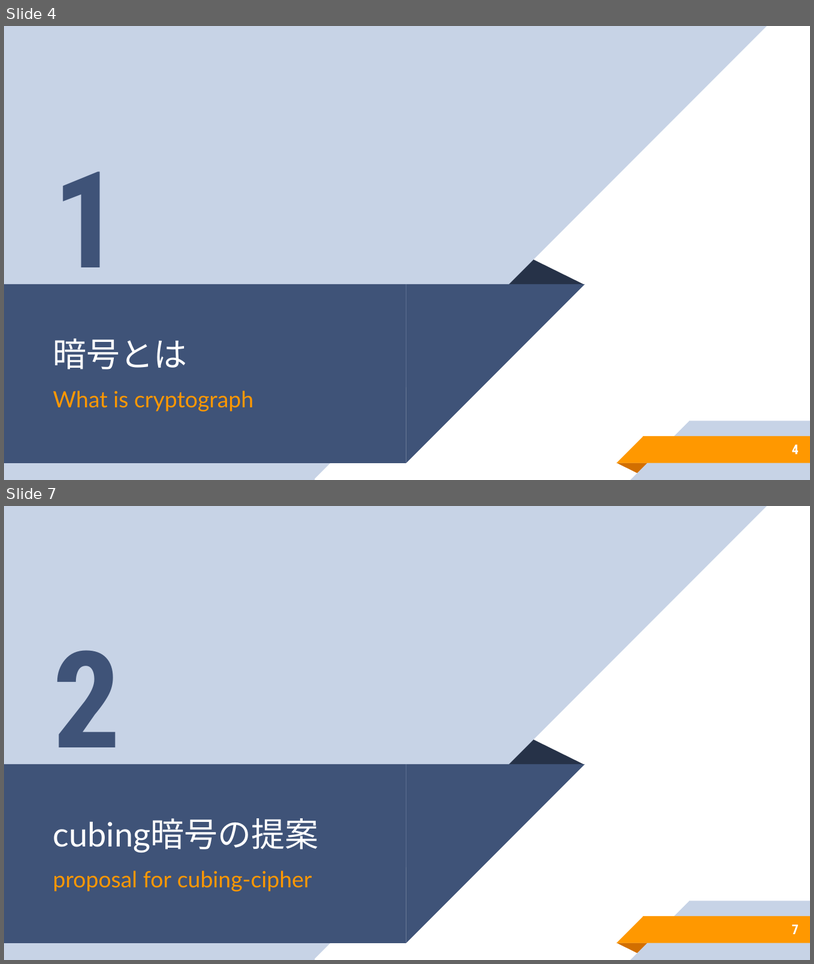
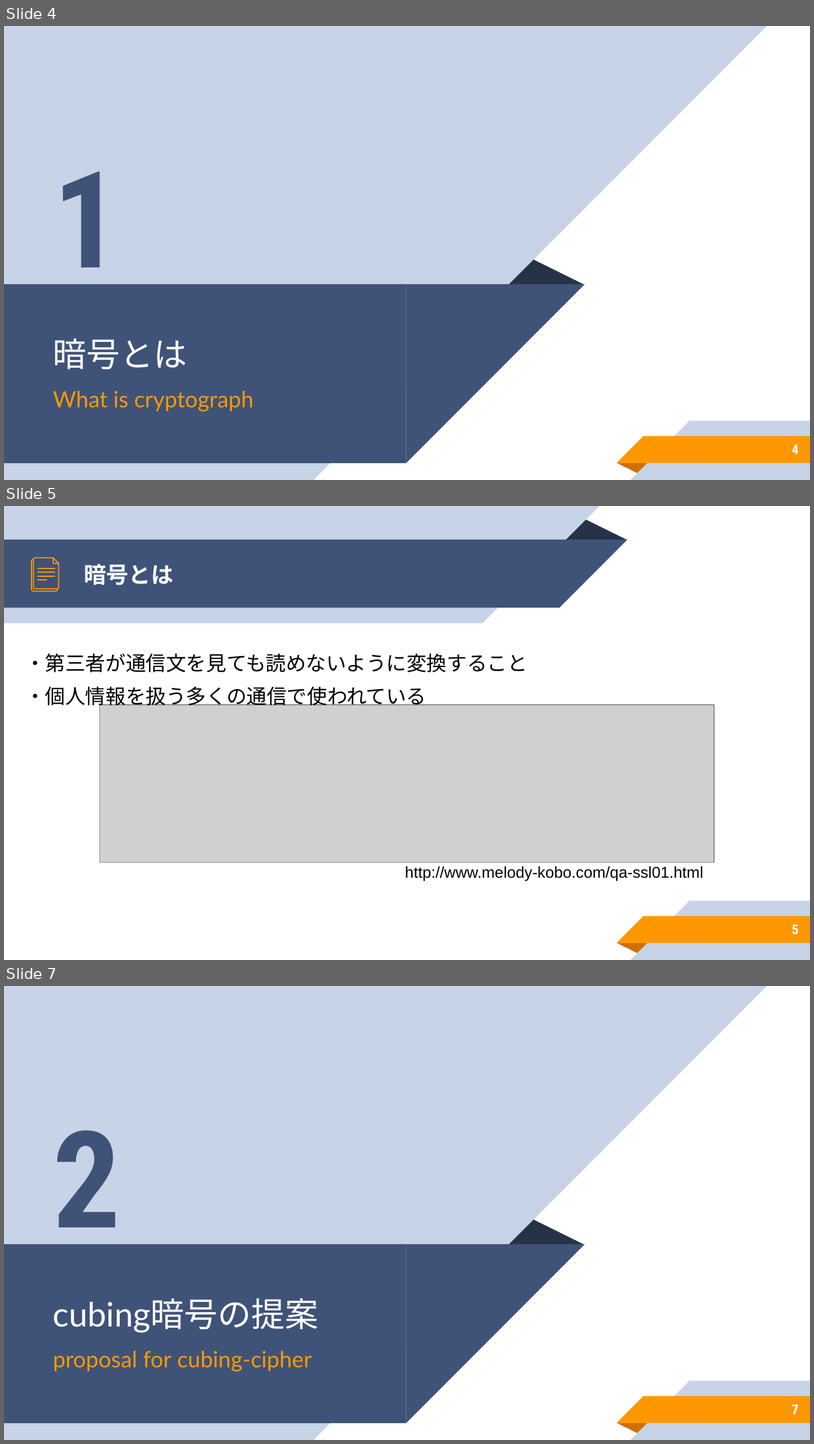
Before and after one commit to xryuseix/cubing_cipher, a slide deck: 本番用スライド.pptx. Shown one above the other, each under a label of ours: slides 4 and 7 before the commit, slides 4, 5 and 7 after it; the slides between them are not shown. The pictures are 814x964 and 814x1444 pixels, drawn with LibreOffice and Linux fonts; fonts in the diff are those of the drawing; grey boxes stand for pictures. Boxes give left, top, right and bottom in pixels: in the first picture for what was removed or moved away, otherwise in the second. Text is boxed around its words. In the diff, an @@ line names an element or a change of style, - is before the commit and + after.

```diff
--- a/本番用スライド.pptx
+++ b/本番用スライド.pptx
@@ slide 5 added at [4,506,810,960], background #FFFFFF; not listed: 5 template elements that a slide beside it also shows @@
@@ group added at [4,506,627,623]: 2 rectangles, 2 right triangles, 1 triangle @@
@@ group added at [32,558,59,591]: 7 freeform shapes @@
@@ title added at [84,564,174,585], 20 pt, text #FFFFFF, bold @@
+暗号とは
@@ text added at [25,653,528,672], 18 pt, text #000000 @@
+・第三者が通信文を見ても読めないように変換すること
@@ text added at [25,686,426,709], 18 pt, text #000000 @@
+・個人情報を扱う多くの通信で使われている
@@ picture added at [100,705,714,862] @@
@@ text added at [405,866,704,881], 14 pt, text #000000 @@
+http://www.melody-kobo.com/qa-ssl01.html
@@ page number added at [792,924,799,934], 12 pt, text #FFFFFF, bold @@
+5
```
Also in this commit, not shown: 2 slides changed, 2 slides removed, 1 other file.
